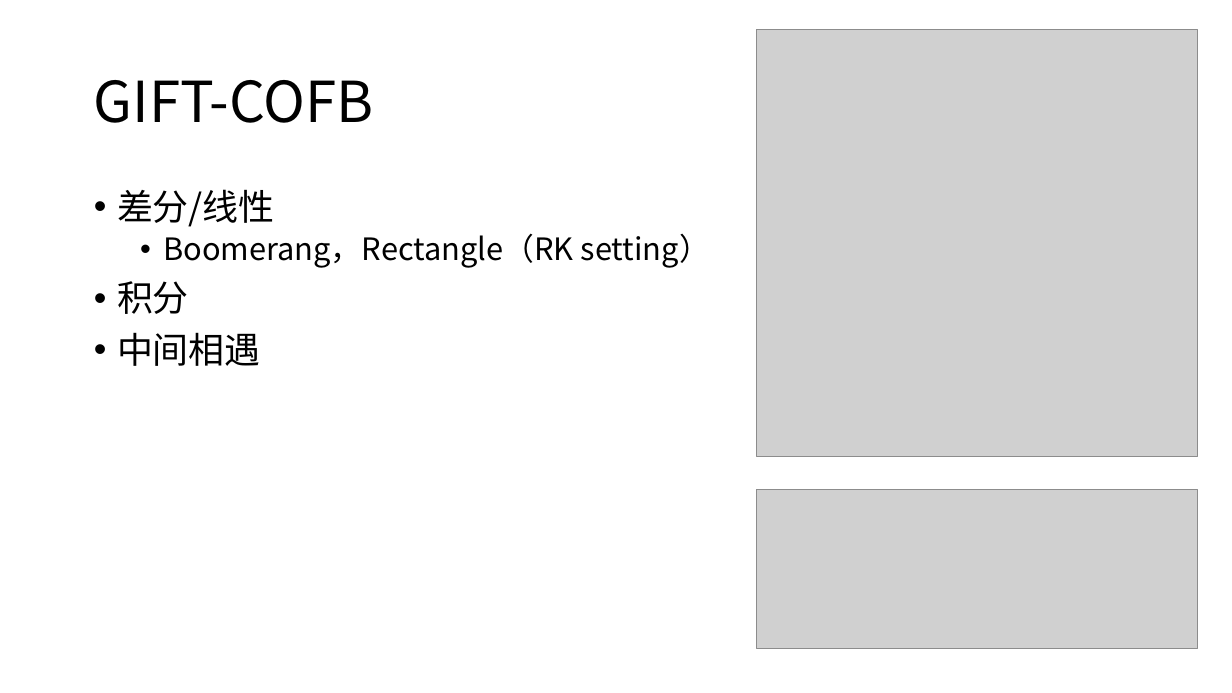
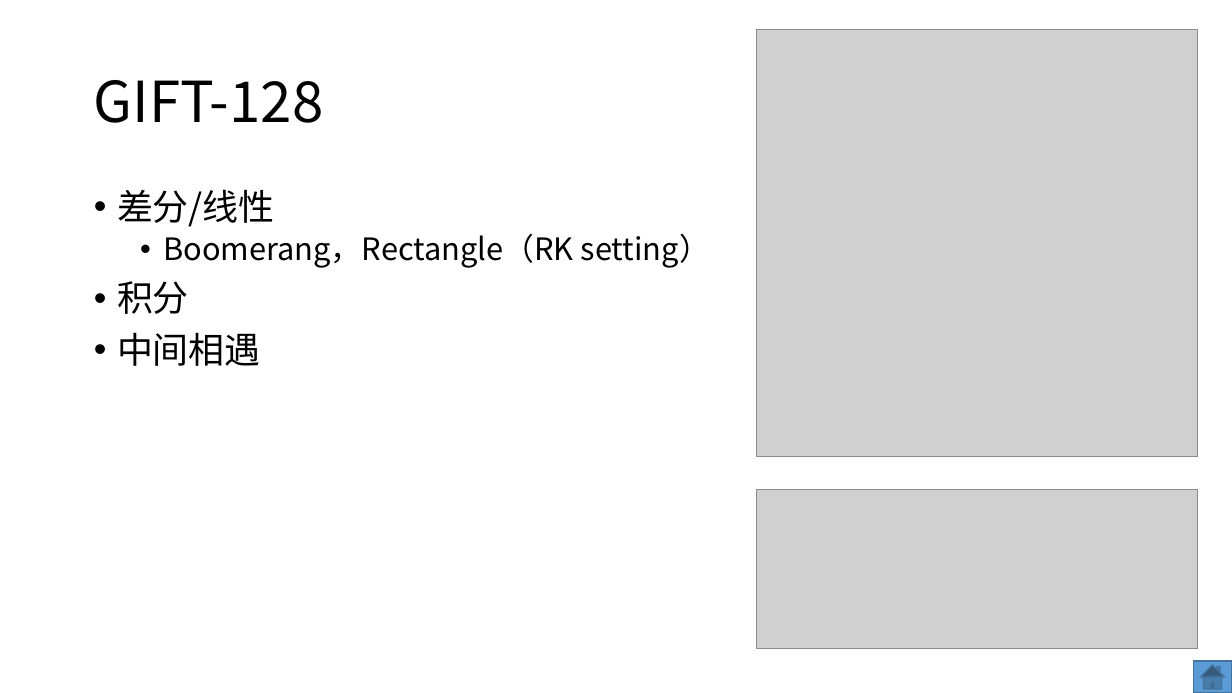
Before and after one commit to dtykira/LWC_finalists, a slide deck: slide 38 of round3.pptx (slide 6 before the commit). Drawn at 1232x693 pixels with LibreOffice and Linux fonts; fonts in the diff are those of the drawing; grey boxes stand for pictures. Boxes give left, top, right and bottom in pixels: in the first picture for what was removed or moved away, otherwise in the second. Text is boxed around its words. In the diff, an @@ line names an element or a change of style, - is before the commit and + after.

```diff
--- a/round3.pptx
+++ b/round3.pptx
@@ title at (94, 80, 324, 123): text changed @@
-GIFT-COFB
+GIFT-128
@@ action button home added at (1193, 661, 1232, 693), fill #5B9BD5, outline #43739E 1 pt @@
```
Also in this commit, not shown: 15 other slides changed, 3 slides added, 6 slides removed, 3 other files.
